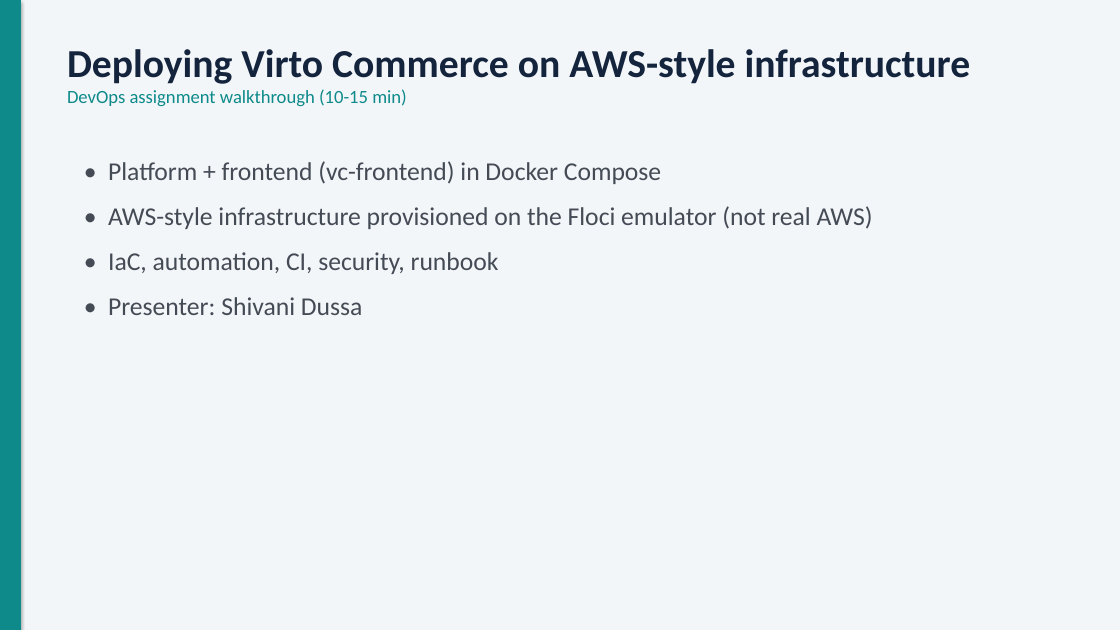
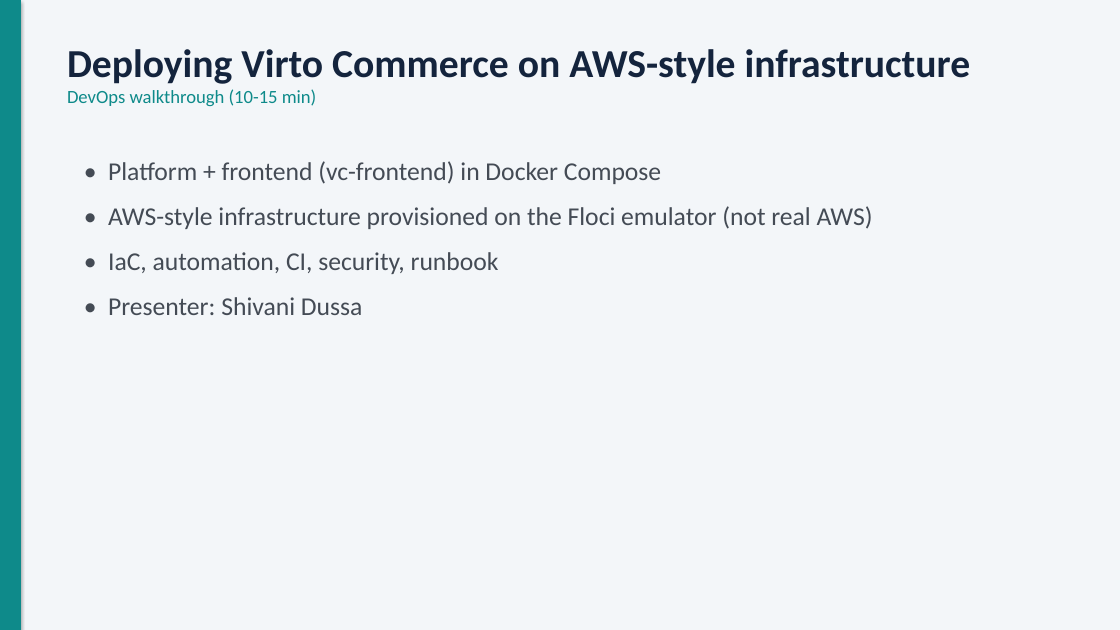
Before and after one commit to adarsh0331/Project_29_Virto_e-commerce, a slide deck: slide 1 of docs/presentation/Virto-AWS-DevOps-presentation.pptx. Drawn at 1120x630 pixels with LibreOffice and Linux fonts; fonts in the diff are those of the drawing. Boxes give left, top, right and bottom in pixels: in the first picture for what was removed or moved away, otherwise in the second. Text is boxed around its words. In the diff, an @@ line names an element or a change of style, - is before the commit and + after.

```diff
--- a/docs/presentation/Virto-AWS-DevOps-presentation.pptx
+++ b/docs/presentation/Virto-AWS-DevOps-presentation.pptx
@@ text at [67, 89, 317, 106]: text changed @@
-DevOps assignment walkthrough (10-15 min)
+DevOps walkthrough (10-15 min)
```
Also in this commit, not shown: 1 slide added, 1 slide removed.
